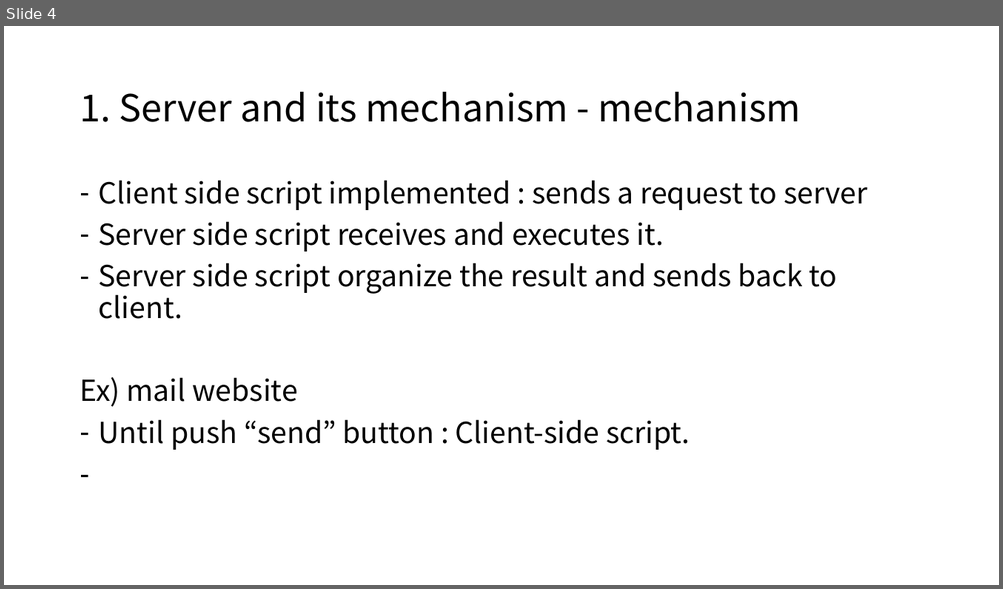
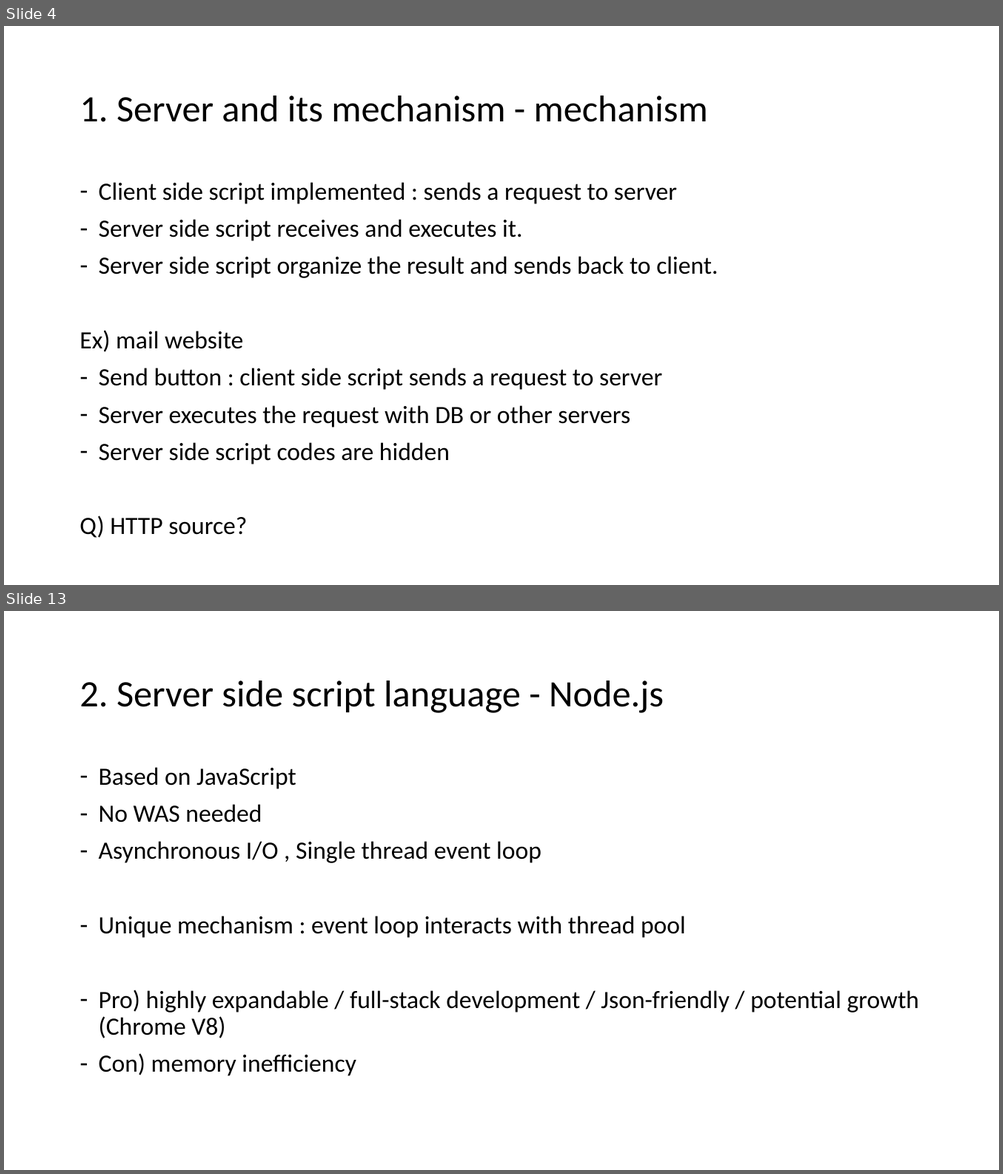
Before and after one commit to GanziDaeyong/self.seminar, a slide deck: SelfSeminar_2_ServerAndServerLanguage.pptx. Shown one above the other, each under a label of ours: slide 4 before the commit, slides 4 and 13 after it; the slides between them are not shown. The pictures are 1003x589 and 1003x1174 pixels, drawn with LibreOffice and Linux fonts; fonts in the diff are those of the drawing. Boxes give left, top, right and bottom in pixels: in the first picture for what was removed or moved away, otherwise in the second. Text is boxed around its words. In the diff, an @@ line names an element or a change of style, - is before the commit and + after.

```diff
--- a/SelfSeminar_2_ServerAndServerLanguage.pptx
+++ b/SelfSeminar_2_ServerAndServerLanguage.pptx
@@ slide 13 added at (4, 611, 999, 1170), background #FFFFFF @@
@@ title added at (79, 681, 663, 713), 36 pt, text #000000 @@
+2. Server side script language - Node.js
@@ text added at (99, 767, 919, 1076), 24 pt, text #000000 @@
+– Based on JavaScript
+– No WAS needed
+– Asynchronous I/O , Single thread event loop
+– Unique mechanism : event loop interacts with thread pool
+– Pro) highly expandable / full-stack development / Json-friendly / potential growth (Chrome V8)
+– Con) memory inefficiency
@@ slide 4 changed as well @@
@@ title "1. Server and its mechanism ..." at (79, 96, 708, 122): font Noto Sans CJK KR to Calibri @@
@@ text at (79, 182, 717, 352): size 28 to 24 pt, font Noto Sans CJK KR to Calibri in "Client side script implemented : sends a ...", "Server side script receives and executes it.", "Server side script organize the result and ...", "Ex) mail website" @@
@@ text at (79, 368, 662, 538): text changed; size 28 to 24 pt; font Noto Sans CJK KR to Calibri @@
-– Until push “send” button : Client-side script.
+– Send button : client side script sends a request to server
+– Server executes the request with DB or other servers
+– Server side script codes are hidden
+Q) HTTP source?
```
Also in this commit, not shown: 3 other slides changed, 17 other slides added, 5 slides removed, 2 other files.
